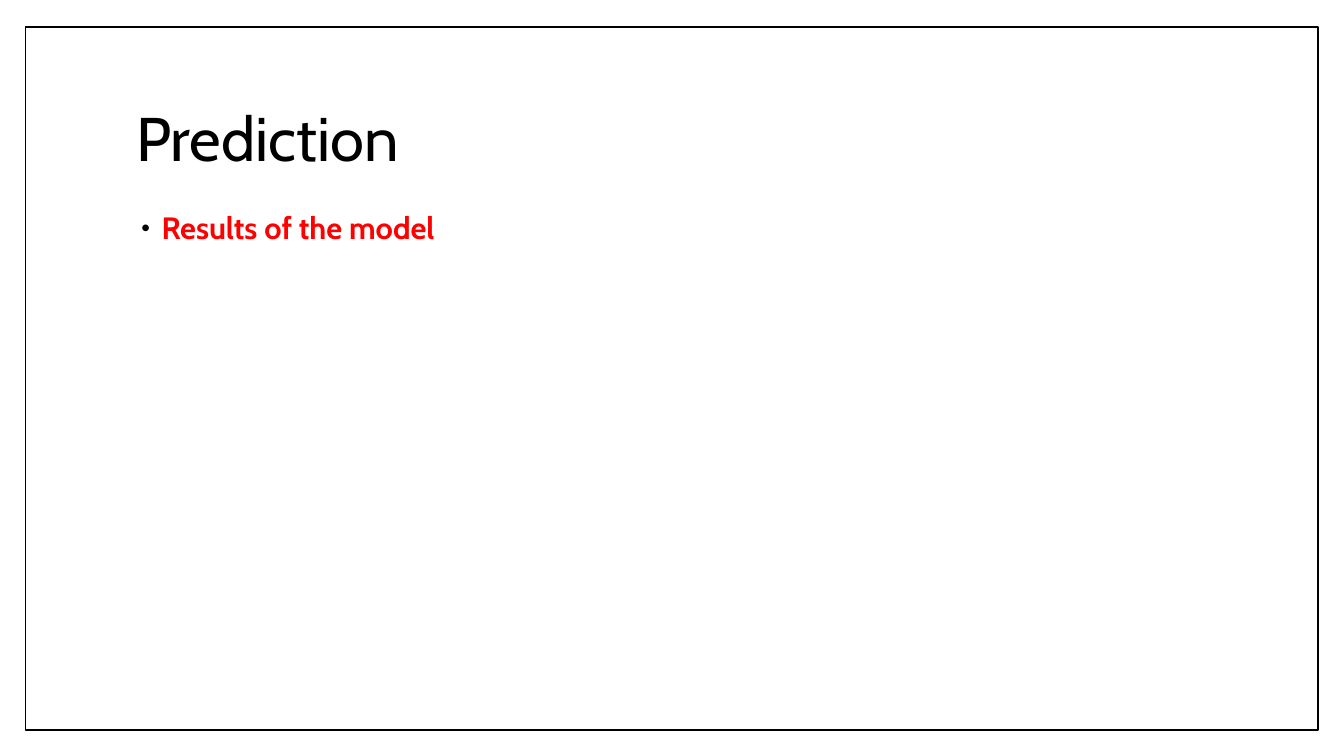
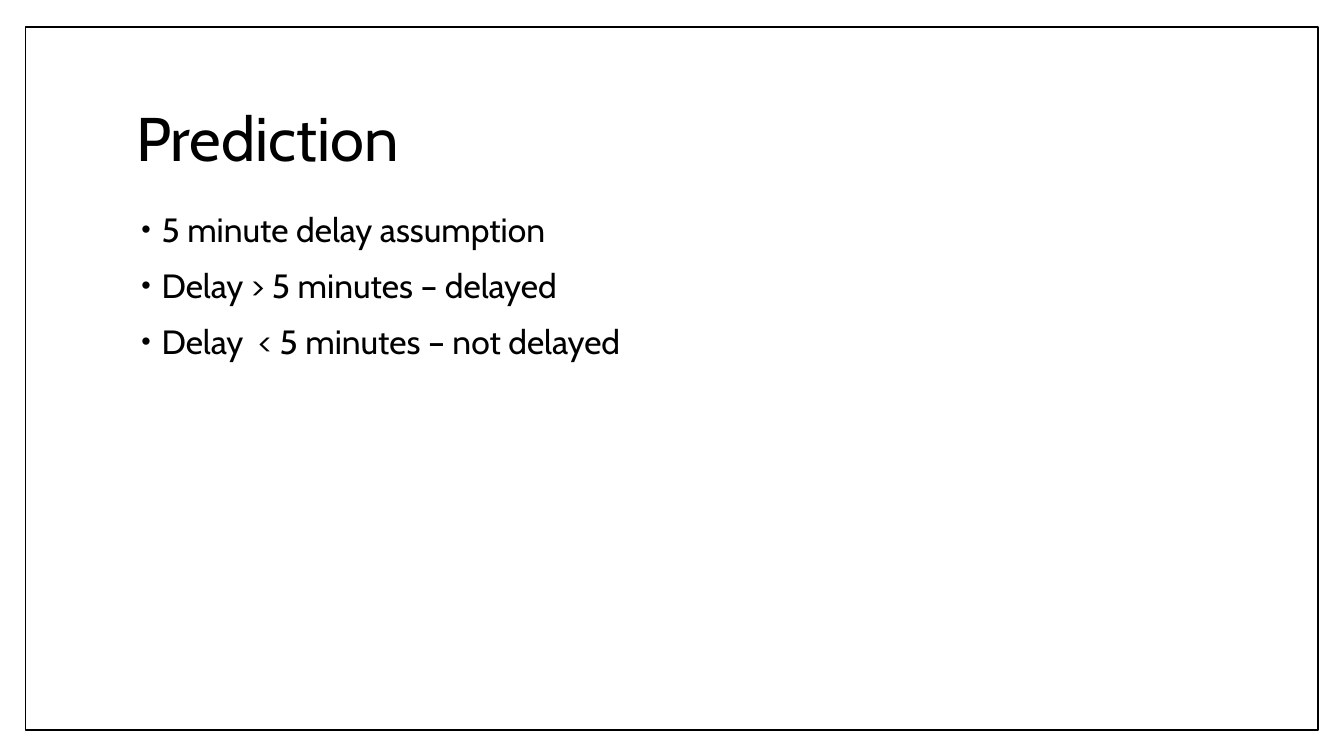
Before and after one commit to RoAjinkya/FlightDelay, a slide deck: slide 14 of docs/Final Presentation_FlightDelay.pptx. Drawn at 1344x756 pixels with LibreOffice and Linux fonts; fonts in the diff are those of the drawing. Boxes give left, top, right and bottom in pixels: in the first picture for what was removed or moved away, otherwise in the second. Text is boxed around its words. In the diff, an @@ line names an element or a change of style, - is before the commit and + after.

```diff
--- a/docs/Final Presentation_FlightDelay.pptx
+++ b/docs/Final Presentation_FlightDelay.pptx
@@ text at (x1=162, y1=216, x2=620, y2=362): text changed; size 22 to 24 pt; text colour #FF0000 to #000000; bold off @@
-• Results of the model
+• 5 minute delay assumption
+• Delay > 5 minutes – delayed
+• Delay < 5 minutes – not delayed
```
Also in this commit, not shown: 5 other slides changed.
